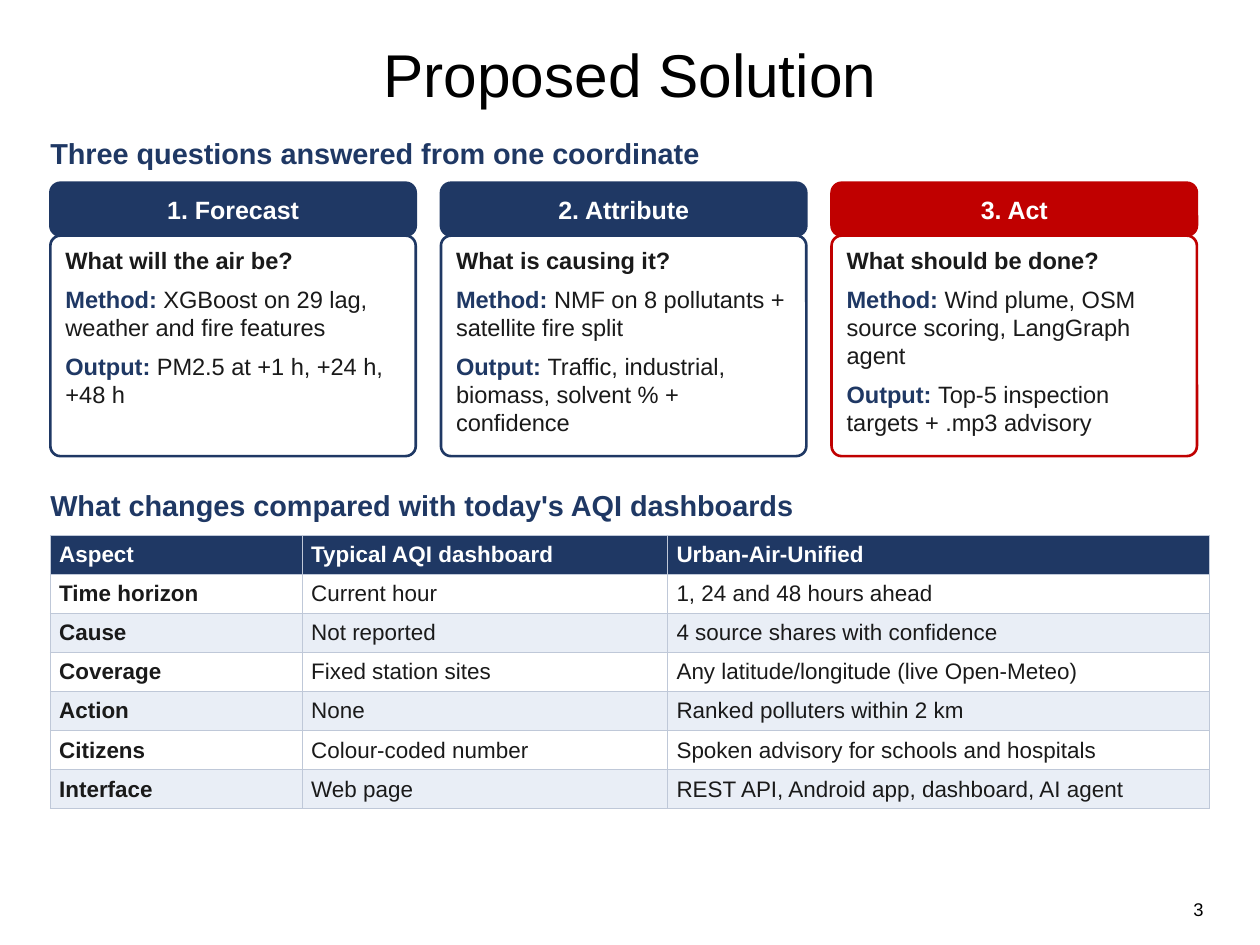
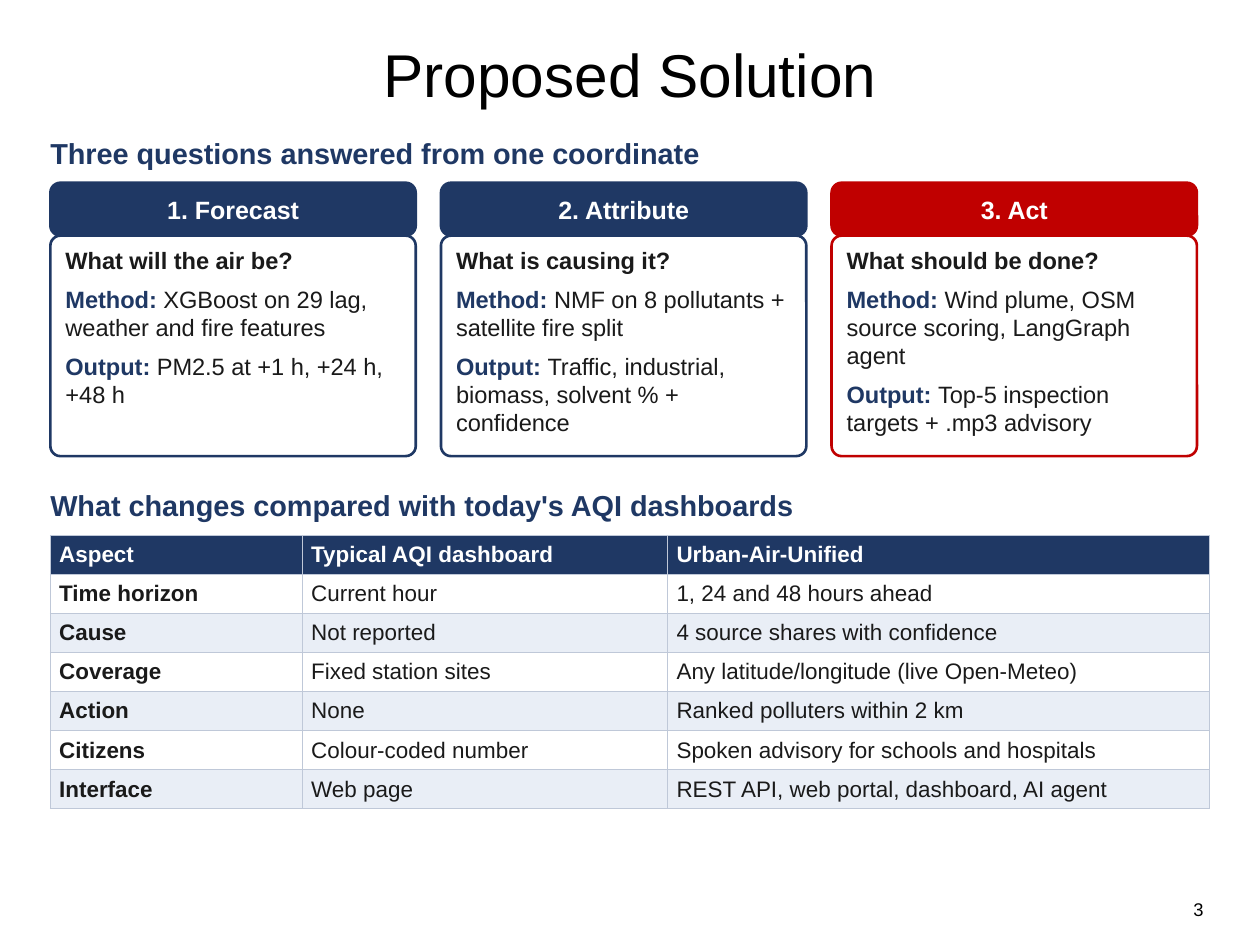
Before and after one commit to CyberKnight-cmd/Urban-Air-Unified, a slide deck: slide 3 of presentation/Urban_Air_Unified_Innovation_Project.pptx. Drawn at 1260x945 pixels with LibreOffice and Linux fonts; fonts in the diff are those of the drawing. Boxes give left, top, right and bottom in pixels: in the first picture for what was removed or moved away, otherwise in the second. Text is boxed around its words. In the diff, an @@ line names an element or a change of style, - is before the commit and + after.

```diff
--- a/presentation/Urban_Air_Unified_Innovation_Project.pptx
+++ b/presentation/Urban_Air_Unified_Innovation_Project.pptx
@@ table at box(50, 536, 1210, 806) @@
-row 7, column 3: REST API, Android app, dashboard, AI agent
+row 7, column 3: REST API, web portal, dashboard, AI agent
```
Also in this commit, not shown: 8 other slides changed.
